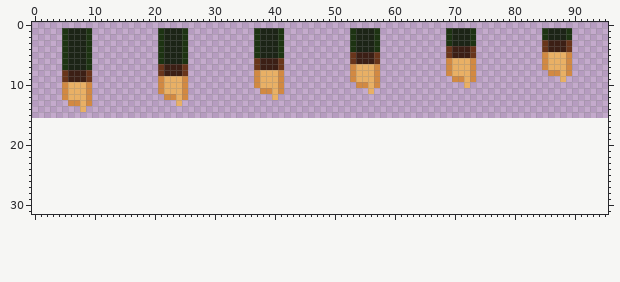
Sprite sheet: Player/Sprites/PlayerHandSprite.png. That is the earlier state.
The file is 96x16 pixels. The old version is drawn lined up with the new one, on the new canvas.
The same view after the edit:
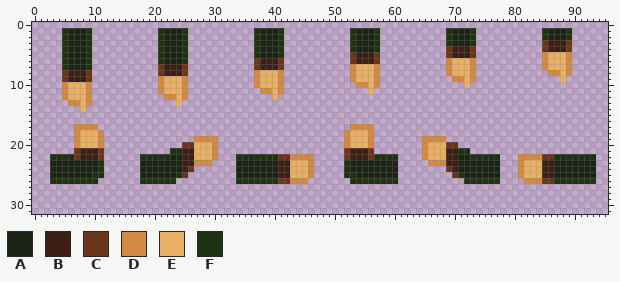
Palette (. is transparent): A #1c2416  B #3c1f15  C #69351b  D #d28942  E #e9b065  F #1d3312
Difference:
canvas 96x16 -> 96x32
@@ x 0..95 @@
 16 ................................................................................................
-17 ................................................................................................
-18 ................................................................................................
-19 ................................................................................................
-20 ................................................................................................
-21 ................................................................................................
-22 ................................................................................................
-23 ................................................................................................
-24 ................................................................................................
-25 ................................................................................................
-26 ................................................................................................
+17 .......DDDD..........................................DDDD.......................................
+18 .......DEEED........................................DEEED.......................................
+19 .......DEEED...............DDDD.....................DEEED........DDDD...........................
+20 .......DEEED.............CCEEED.....................DEEED........DEEECC.........................
+21 .......CBBBC...........FFBBEEED.....................CBBBC........DEEEBBFF.......................
+22 ...FFFFCBBBC......FFFFFAABBEEED...FFFFFFFCCDDDD.....CBBBCFFFF....DEEEBBAAFFFFF...DDDDCCFFFFFFF..
+23 ...AAAAAAAAF......AAAAAAABBDDD....AAAAAAABBEEED.....FAAAAAAAA.....DDDBBAAAAAAA...DEEEBBAAAAAAA..
+24 ...AAAAAAAAF......AAAAAAABC.......AAAAAAABBEEED.....FAAAAAAAA........CBAAAAAAA...DEEEBBAAAAAAA..
+25 ...AAAAAAAFF......AAAAAAFC........AAAAAAABBEEED.....FFAAAAAAA.........CFAAAAAA...DEEEBBAAAAAAA..
+26 ...FFFFFFFF.......FFFFFF..........FFFFFFFCCDDD.......FFFFFFFF...........FFFFFF....DDDCCFFFFFFF..
 27 ................................................................................................
